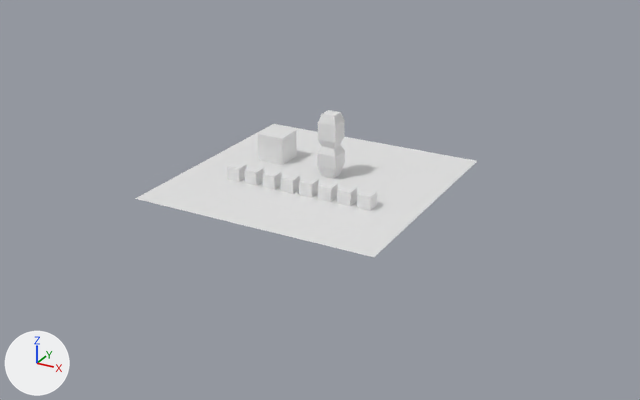
Renders of the glTF model public/assets/madeinblender.glb from each side of a commit.
Before and after are seen from a camera (50 mm lens) standing at (62.4, -101.8, 49.1) and looking at (6.2, 0.2, -1.9). Every picture has the same lights, and +X, +Y and +Z are marked at lower left. Vertices at the same position are counted once.
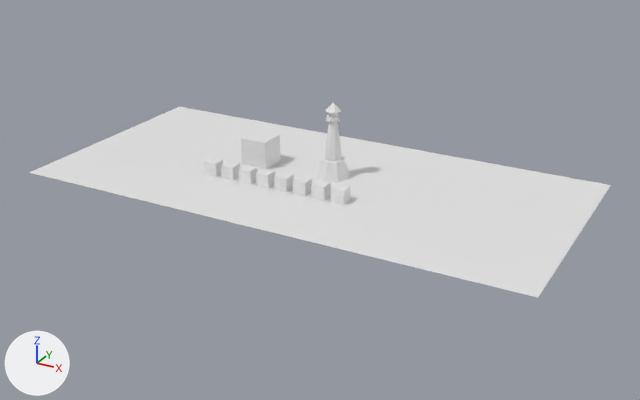
Boxes [x1, y1, x2, y2] around the edits, measured in the pictures (640 x 400 px; the box of a moved part takes in the faces that stretch with it):
'Cube', reshaped (70% wider, 32% taller): before [135, 110, 477, 257]; after [29, 103, 611, 298]
part 1 of me_cube, moved or reshaped: before [337, 185, 357, 206]; after [204, 157, 223, 177]
part 2 of me_cube, moved or reshaped: before [357, 189, 377, 211]; after [221, 161, 240, 180]
part 3 of me_cube, moved or reshaped: before [258, 126, 297, 165]; after [241, 130, 280, 169]
part 4 of me_cube, rebuilt (17% wider, 16% taller): before [317, 110, 345, 179]; after [316, 103, 349, 183]
part 5 of me_cube, rebuilt (70% wider, 43% taller): before [135, 124, 477, 257]; after [29, 107, 611, 298]
part 6 of me_cube, moved or reshaped: before [227, 162, 338, 202]; after [238, 165, 350, 205]

What the commit changed:
me_cube is used by ob_cube; location (0.0, 0.0, 0.0).
me_cube had 104 vertices, 162 faces and spanned x -14.3..22.3, y -15.6..21.0, z 0.0..9.6.
me_cube now has 173 vertices, 300 faces and spans x -34.2..42.3, y -15.6..21.0, z -0.1..11.3.
me_cube part 1: the loose piece of 8 vertices spanning x 11.0..13.0, y -3.6..-1.6, z 0.0..2.0 is moved by (-22.0, 0.0, 0.0).
me_cube part 2: the loose piece of 8 vertices spanning x 14.0..16.0, y -3.6..-1.6, z 0.0..2.0 is moved by (-22.0, 0.0, 0.0).
me_cube part 3: the loose piece of 8 vertices spanning x -7.2..-2.9, y 5.1..9.4, z 0.0..4.2 is moved by (-1.2, -2.9, 0.0).
me_cube part 4: the loose piece of 28 vertices spanning x 3.9..6.9, y 3.6..6.6, z 0.0..9.6 is rebuilt with 97 vertices and now spans x 3.3..8.4, y 2.2..7.4, z -0.1..11.3.
me_cube part 5: the loose piece of 4 vertices spanning x -14.3..22.3, y -15.6..21.0, z 0.0 is rebuilt with 4 vertices and now spans x -34.2..42.3, y -15.6..21.0, z 0.0.
Part 6, on me_cube:
24 vertices are removed from x -7.0..8.0, y -3.6..-1.6, z 0.0..2.0.
72 faces are deleted.
24 new vertices lie (2.0, 0.0, 0.0) away from vertices in x -5.0..10.0, y -3.6..-1.6, z 0.0..2.0.
72 new faces join them.
